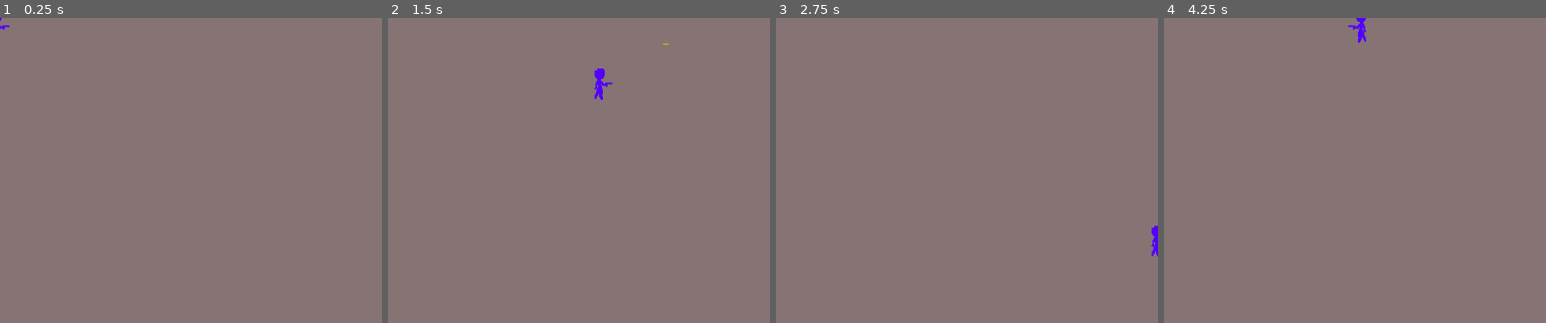
Above: before the commit, frames 1-4 (left to right).
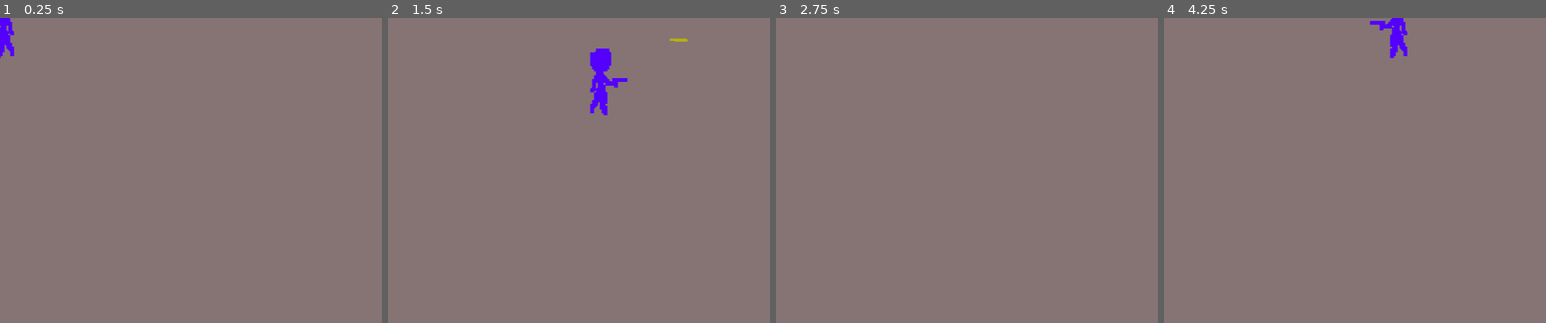
Above: after the commit, the same moments.

Repository: xanax/iamlegend
Game: Godot game, scene res://Man.tscn
Two runs of this game, one before a commit and one after it. Both use one fixed random seed, a clock stepped at 60 frames per second and the inputs below. Before the commit the project starts from res://Node2D.tscn.
Inputs:
- Up to frame 1 (0.25 s): no input
- Up to frame 2 (1.5 s): tap Enter (ui_accept) at 0.5, 1.35 s; hold Right (ui_right) 0.53-1.28 s; hold Enter (ui_accept) 0.53-1.28 s; hold Down (ui_down) from 1.28 s (still down)
- Up to frame 3 (2.75 s): tap Enter (ui_accept) at 1.52, 1.82 s; release Down (ui_down) at 2.03 s; hold Right (ui_right) from 2.03 s (still down); hold Enter (ui_accept) from 2.03 s (still down)
- Up to frame 4 (4.25 s): release Right (ui_right) at 2.78 s; release Enter (ui_accept) at 2.78 s; hold Up (ui_up) 2.78-3.53 s; tap Enter (ui_accept) at 2.85, 3.02, 3.32, 3.5 s; hold Left (ui_left) from 3.53 s (still down); hold Enter (ui_accept) from 3.53 s (still down)

The runs differ from the first frame. In frame 1, 0.4% of the frame differs, in the area x 0-4%, y 0-14%; in frame 2, 0.9%, in the area x 52-79%, y 6-32%; in frame 3, 0.1%; in frame 4, 0.8%.

Commit message:
Animation and tidy up

Diff:
--- a/Bullet.tscn
+++ b/Bullet.tscn
@@ -10,10 +10,10 @@
 script = ExtResource( 2 )
 
 [node name="bullet" type="Sprite" parent="."]
-position = Vector2( -8.85773, -0.568905 )
-scale = Vector2( 0.444115, 0.444115 )
+position = Vector2( -22.8809, 0.941436 )
+scale = Vector2( 1.2517, 0.762744 )
 texture = ExtResource( 1 )
 
 [node name="CollisionShape2D" type="CollisionShape2D" parent="."]
-position = Vector2( 0.364845, -0.744732 )
+position = Vector2( -0.150189, 0.298265 )
 shape = SubResource( 1 )
--- a/KinematicBody2D.gd
+++ /dev/null
@@ -1,44 +0,0 @@
-extends KinematicBody2D
-
-var velocity = Vector2.ZERO
-var max_speed = 300
-var bullet = preload("res://Bullet.tscn")
-var is_right = true
-var fired_time = 0
-
-# Called when the node enters the scene tree for the first time.
-func _ready():
-		scale.x = -1
-
-func get_input():
-	if Input.is_action_pressed("ui_accept"):
-		shoot()
-	if Input.is_action_pressed("ui_right"):
-		velocity.x = 1
-		if(!is_right):
-			scale.x = -1
-		is_right = true
-	if Input.is_action_pressed("ui_left"):
-		velocity.x = -1
-		if(is_right):
-			scale.x = -1
-		is_right = false
-	if Input.is_action_pressed("ui_up"):
-		velocity.y = -1
-	if Input.is_action_pressed("ui_down"):
-		velocity.y = 1
-
-func shoot():
-	var time = OS.get_system_time_msecs()
-	if(time - fired_time > 100):
-		OS.get_system_time_msecs()
-		var b = bullet.instance()
-		b.start($Muzzle.global_position, is_right)
-		get_parent().add_child(b)
-		fired_time = time
-
-func _physics_process(delta):
-	get_input()
-	velocity = velocity.normalized() * delta * max_speed
-	move_and_collide(velocity)
-	velocity = Vector2.ZERO
--- /dev/null
+++ b/Man.gd
@@ -0,0 +1,53 @@
+extends KinematicBody2D
+
+var max_speed = 300
+var bullet = preload("res://Bullet.tscn")
+var facing_right = false
+var last_fired_time = 0
+
+# Called when the node enters the scene tree for the first time.
+#func _ready():
+
+func get_input():
+	var velocity: Vector2
+	if Input.is_action_pressed("ui_accept"):
+		shoot()
+	if Input.is_action_pressed("ui_right"):
+		velocity.x = 1
+		faceRight()
+	if Input.is_action_pressed("ui_left"):
+		velocity.x = -1
+		faceLeft()
+	if Input.is_action_pressed("ui_up"):
+		velocity.y = -1
+	if Input.is_action_pressed("ui_down"):
+		velocity.y = 1
+	if(velocity.x != 0 || velocity.y != 0):
+		$AnimatedSprite.play("run")
+	else:
+		$AnimatedSprite.stop()
+	return velocity
+
+func _physics_process(delta):
+	var velocity = get_input()
+	velocity = velocity.normalized() * delta * max_speed
+	move_and_collide(velocity)
+	velocity = Vector2.ZERO
+
+func shoot():
+	var time = OS.get_system_time_msecs()
+	if(time - last_fired_time > 100):
+		var b = bullet.instance()
+		b.start($Muzzle.global_position, facing_right)
+		get_parent().add_child(b)
+		last_fired_time = time
+
+func faceLeft():
+	if(facing_right):
+		scale.x = -1
+		facing_right = false
+
+func faceRight():
+	if(!facing_right):
+		scale.x = -1
+		facing_right = true
--- /dev/null
+++ b/Man.tscn
@@ -0,0 +1,41 @@
+[gd_scene load_steps=7 format=2]
+
+[ext_resource path="res://Man.png" type="Texture" id=1]
+[ext_resource path="res://Man.gd" type="Script" id=2]
+
+[sub_resource type="AtlasTexture" id=1]
+flags = 4
+atlas = ExtResource( 1 )
+region = Rect2( 0, 0, 62, 90 )
+
+[sub_resource type="AtlasTexture" id=2]
+flags = 4
+atlas = ExtResource( 1 )
+region = Rect2( 62, 0, 62, 90 )
+
+[sub_resource type="SpriteFrames" id=3]
+animations = [ {
+"frames": [ SubResource( 1 ), SubResource( 2 ) ],
+"loop": true,
+"name": "run",
+"speed": 5.0
+} ]
+
+[sub_resource type="RectangleShape2D" id=4]
+extents = Vector2( 5.9646, 33.3008 )
+
+[node name="Kinetic2D" type="KinematicBody2D"]
+position = Vector2( 0.723671, 4.07065 )
+script = ExtResource( 2 )
+
+[node name="AnimatedSprite" type="AnimatedSprite" parent="."]
+position = Vector2( -5.96046e-08, 0 )
+frames = SubResource( 3 )
+animation = "run"
+
+[node name="CollisionShape2D" type="CollisionShape2D" parent="."]
+position = Vector2( 5.46579, 0.846652 )
+shape = SubResource( 4 )
+
+[node name="Muzzle" type="Position2D" parent="."]
+position = Vector2( -20.0306, -1.09249 )
--- a/Node2D.tscn
+++ /dev/null
@@ -1,25 +0,0 @@
-[gd_scene load_steps=4 format=2]
-
-[ext_resource path="res://Screenshot 2020-04-05 at 17.53.35.png" type="Texture" id=1]
-[ext_resource path="res://KinematicBody2D.gd" type="Script" id=2]
-
-[sub_resource type="RectangleShape2D" id=1]
-extents = Vector2( 2.58405, 14.9898 )
-
-[node name="Kinetic2D" type="KinematicBody2D"]
-position = Vector2( 0.723671, 4.07065 )
-script = ExtResource( 2 )
-
-[node name="icon" type="Sprite" parent="."]
-position = Vector2( 2.60728, 4.00757 )
-scale = Vector2( 0.476992, 0.476992 )
-texture = ExtResource( 1 )
-vframes = 2
-hframes = 2
-
-[node name="CollisionShape2D" type="CollisionShape2D" parent="."]
-position = Vector2( 4.20168, 4.16495 )
-shape = SubResource( 1 )
-
-[node name="Muzzle" type="Position2D" parent="."]
-position = Vector2( -7.54748, 4.438 )
--- a/project.godot
+++ b/project.godot
@@ -16,7 +16,7 @@
 [application]
 
 config/name="New Project"
-run/main_scene="res://Node2D.tscn"
+run/main_scene="res://Man.tscn"
 config/icon="res://icon.png"
 
 [display]
Renamed: Screenshot 2020-04-05 at 17.53.35.png -> Man.png
Not shown, changed: Man.png.import
